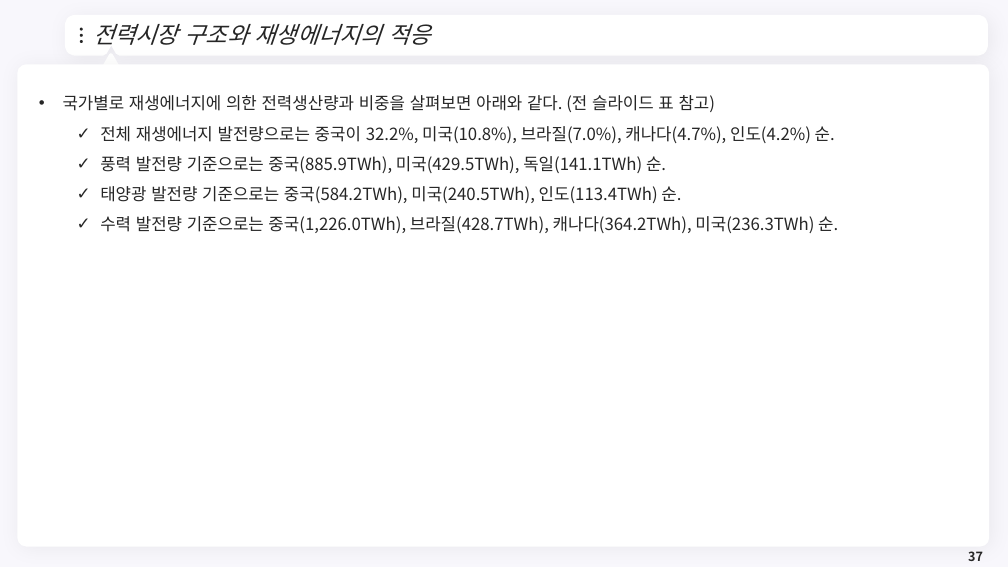
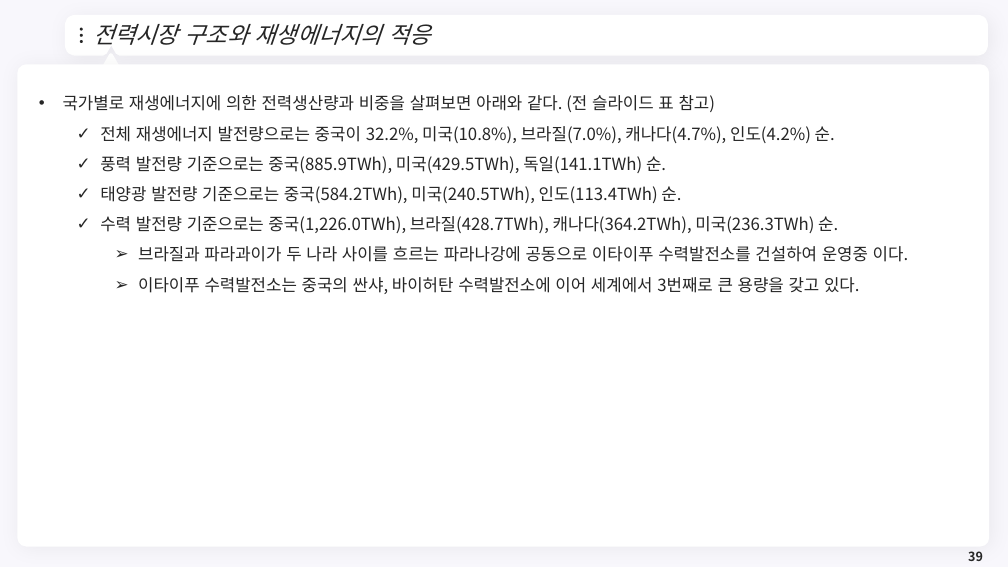
Before and after one commit to meandthey/Teaching, a slide deck: slide 39 of 에너지경제학/자원에너지경제학_Chapter_7 (재생에너지).pptx (slide 37 before the commit). Drawn at 1008x567 pixels with LibreOffice and Linux fonts; fonts in the diff are those of the drawing; background and template pictures are left out. Boxes give left, top, right and bottom in pixels: in the first picture for what was removed or moved away, otherwise in the second. Text is boxed around its words. In the diff, an @@ line names an element or a change of style, - is before the commit and + after.

```diff
--- a/에너지경제학/자원에너지경제학_Chapter_7 (재생에너지).pptx
+++ b/에너지경제학/자원에너지경제학_Chapter_7 (재생에너지).pptx
@@ text at box(138, 246, 909, 294): paragraphs added @@
+    ➢ 브라질과 파라과이가 두 나라 사이를 흐르는 파라나강에 공동으로 이타이푸 수력발전소를 건설하여 운영중 이다.
+    ➢ 이타이푸 수력발전소는 중국의 싼샤, 바이허탄 수력발전소에 이어 세계에서 3번째로 큰 용량을 갖고 있다.
@@ page number at box(968, 551, 983, 561): text changed @@
-37
+39
```
Also in this commit, not shown: 2 other slides changed, 2 slides added, 2 other files.
